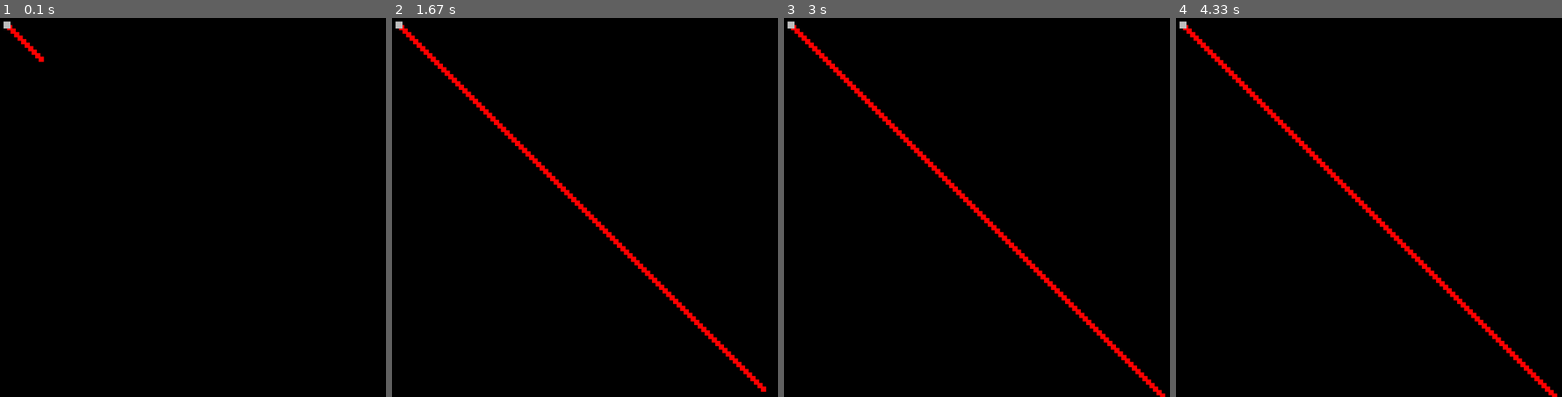
Above: before the commit, frames 1-4 (left to right).
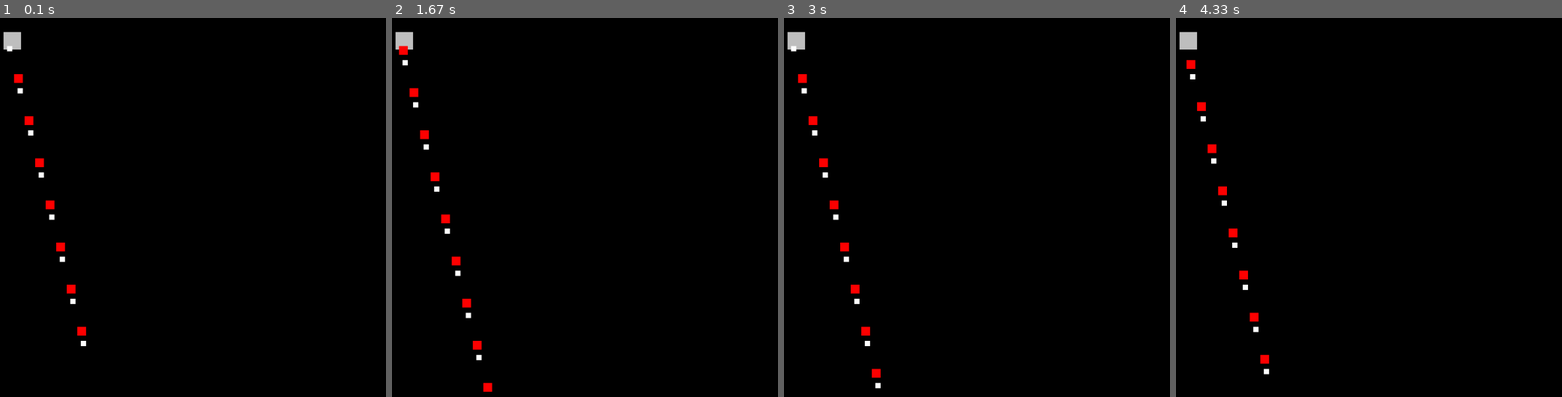
Above: after the commit, the same moments.

Repository: OpusMag/INF-1400
Game: pygame game, started from Assignment 2/boidsV2.py
Two runs of this game, one before a commit and one after it. Both use one fixed random seed, a clock stepped at 60 frames per second and the inputs below.
Inputs:
- Up to frame 1 (0.1 s): no input
- Up to frame 2 (1.67 s): no input
- Up to frame 3 (3 s): no input
- Up to frame 4 (4.33 s): no input

The runs differ from the first frame. In frame 1, 1.0% of the frame differs, in the area x 0-23%, y 0-87%; in frame 2, 3.0%, in the area x 0-98%, y 0-99%; in frame 3, 3.0%; in frame 4, 3.0%.

Commit message:
Update boidsV2.py

Diff:
--- a/Assignment 2/boidsV2.py
+++ b/Assignment 2/boidsV2.py
@@ -28,7 +28,7 @@
         self.max_length = 1
         self.angle = 0
 
-        self.speed = Vector2(10, 10)
+        self.speed = Vector2(10, 40)
         self.rect.x += self.speed.x
         self.rect.y += self.speed.y
 
@@ -175,35 +175,34 @@
         self.hoiks = pygame.sprite.Group()
         self.skyscrapers = pygame.sprite.Group()
         self.all_sprites_list = pygame.sprite.Group()
-        self.screen = pygame.display.set_mode()
+        self.screen = pygame.display.set_mode((1920, 1080), 0, 0)
 
     def create_boids(self):
         self.boids_pos = Vector2((random.randint (0, 600)), (random.randint(0, 600)))
-        boids_ob = Boids(WHITE, 10, 10, self.boids_pos)
+        boids_ob = Boids(WHITE, 15, 15, self.boids_pos)
         self.boids.add(boids_ob)
         self.all_sprites_list.add(boids_ob)
-        #self.update_game()
+        self.update_game()
         #self.boids.append(self.single_boid)
 
     def create_hoiks(self):
         self.hoiks_pos = Vector2((random.randint(0, 600)), (random.randint(0, 600)))
-        hoiks_ob = Hoiks(RED, 15, 15, self.hoiks_pos)
+        hoiks_ob = Hoiks(RED, 25, 25, self.hoiks_pos)
         self.hoiks.add(hoiks_ob)
         self.all_sprites_list.add(hoiks_ob)
-        #self.update_game()
+        self.update_game()
 
     def create_skyscrapers(self):
         self.skyscrapers_pos = Vector2((random.randint(0, 600)), (random.randint(0, 600)))
-        skyscraper_ob = Skyscrapers(GREY, 20, 20, self.skyscrapers_pos)
+        skyscraper_ob = Skyscrapers(GREY, 50, 50, self.skyscrapers_pos)
         self.skyscrapers.add(skyscraper_ob)
         self.all_sprites_list.add(skyscraper_ob)
-        #self.update_game()
+        self.update_game()
 
     def setup(self):
         self.create_boids()
         self.create_hoiks()
         self.create_skyscrapers()
-        self.update_game()
 
     def run(self):
         self.setup()
